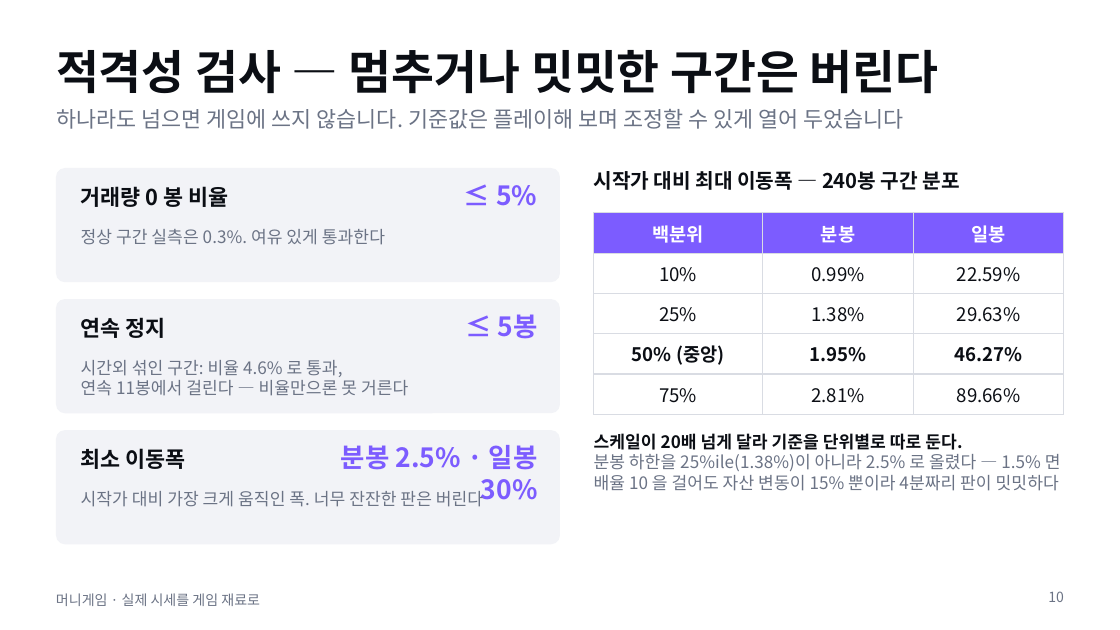
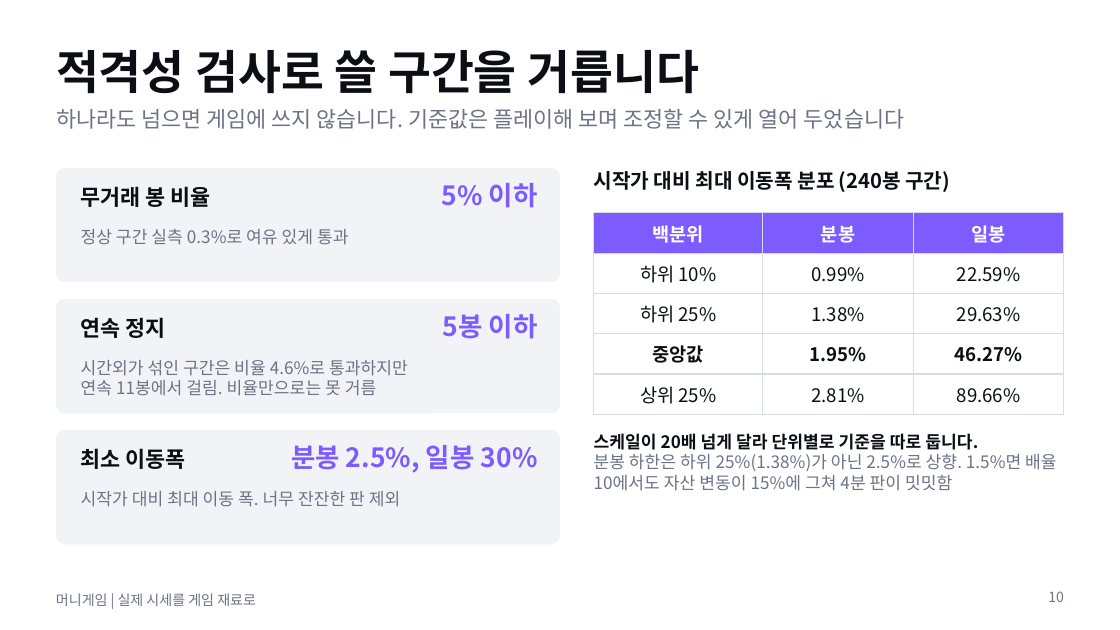
Before and after one commit to mth1108/money_game, a slide deck: slide 10 of presentations/01-data/moneygame-progress.pptx. Drawn at 1120x630 pixels with LibreOffice and Linux fonts; fonts in the diff are those of the drawing. Boxes give left, top, right and bottom in pixels: in the first picture for what was removed or moved away, otherwise in the second. Text is boxed around its words. In the diff, an @@ line names an element or a change of style, - is before the commit and + after.

```diff
--- a/presentations/01-data/moneygame-progress.pptx
+++ b/presentations/01-data/moneygame-progress.pptx
@@ title at (56,50,699,94): text changed @@
-적격성 검사 — 멈추거나 밋밋한 구간은 버린다
+적격성 검사로 쓸 구간을 거릅니다
@@ text at (594,171,950,192): text changed @@
-시작가 대비 최대 이동폭 — 240봉 구간 분포
+시작가 대비 최대 이동폭 분포 (240봉 구간)
@@ text at (81,186,211,207): text changed @@
-거래량 0 봉 비율
+무거래 봉 비율
@@ text at (442,183,538,208): text changed @@
-≤ 5%
+5% 이하
@@ text at (81,229,349,245): text changed @@
-정상 구간 실측은 0.3%. 여유 있게 통과한다
+정상 구간 실측 0.3%로 여유 있게 통과
@@ table at (594,213,1063,408) @@
-row 2, column 1: 10%
+row 2, column 1: 하위 10%
-row 3, column 1: 25%
+row 3, column 1: 하위 25%
-row 4, column 1: 50% (중앙)
+row 4, column 1: 중앙값
-row 5, column 1: 75%
+row 5, column 1: 상위 25%
@@ text at (443,314,538,339): text changed @@
-≤ 5봉
+5봉 이하
@@ text at (81,360,408,396): text changed @@
-시간외 섞인 구간: 비율 4.6% 로 통과,
-연속 11봉에서 걸린다 — 비율만으론 못 거른다
+시간외가 섞인 구간은 비율 4.6%로 통과하지만
+연속 11봉에서 걸림. 비율만으로는 못 거름
@@ text at (291,445,538,473): text changed @@
-분봉 2.5% · 일봉 30%
+분봉 2.5%, 일봉 30%
@@ text at (594,433,1057,491): text changed @@
-스케일이 20배 넘게 달라 기준을 단위별로 따로 둔다.
-분봉 하한을 25%ile(1.38%)이 아니라 2.5% 로 올렸다 — 1.5% 면 배율 10 을 걸어도 자산 변동이 15% 뿐이라 4분짜리 판이 밋밋하다
+스케일이 20배 넘게 달라 단위별로 기준을 따로 둡니다.
+분봉 하한은 하위 25%(1.38%)가 아닌 2.5%로 상향. 1.5%면 배율 10에서도 자산 변동이 15%에 그쳐 4분 판이 밋밋함
@@ text at (81,491,401,507): text changed @@
-시작가 대비 가장 크게 움직인 폭. 너무 잔잔한 판은 버린다
+시작가 대비 최대 이동 폭. 너무 잔잔한 판 제외
@@ text at (56,593,256,606): text changed @@
-머니게임 · 실제 시세를 게임 재료로
+머니게임 | 실제 시세를 게임 재료로
```
Also in this commit, not shown: 11 other slides changed, 2 other files.
